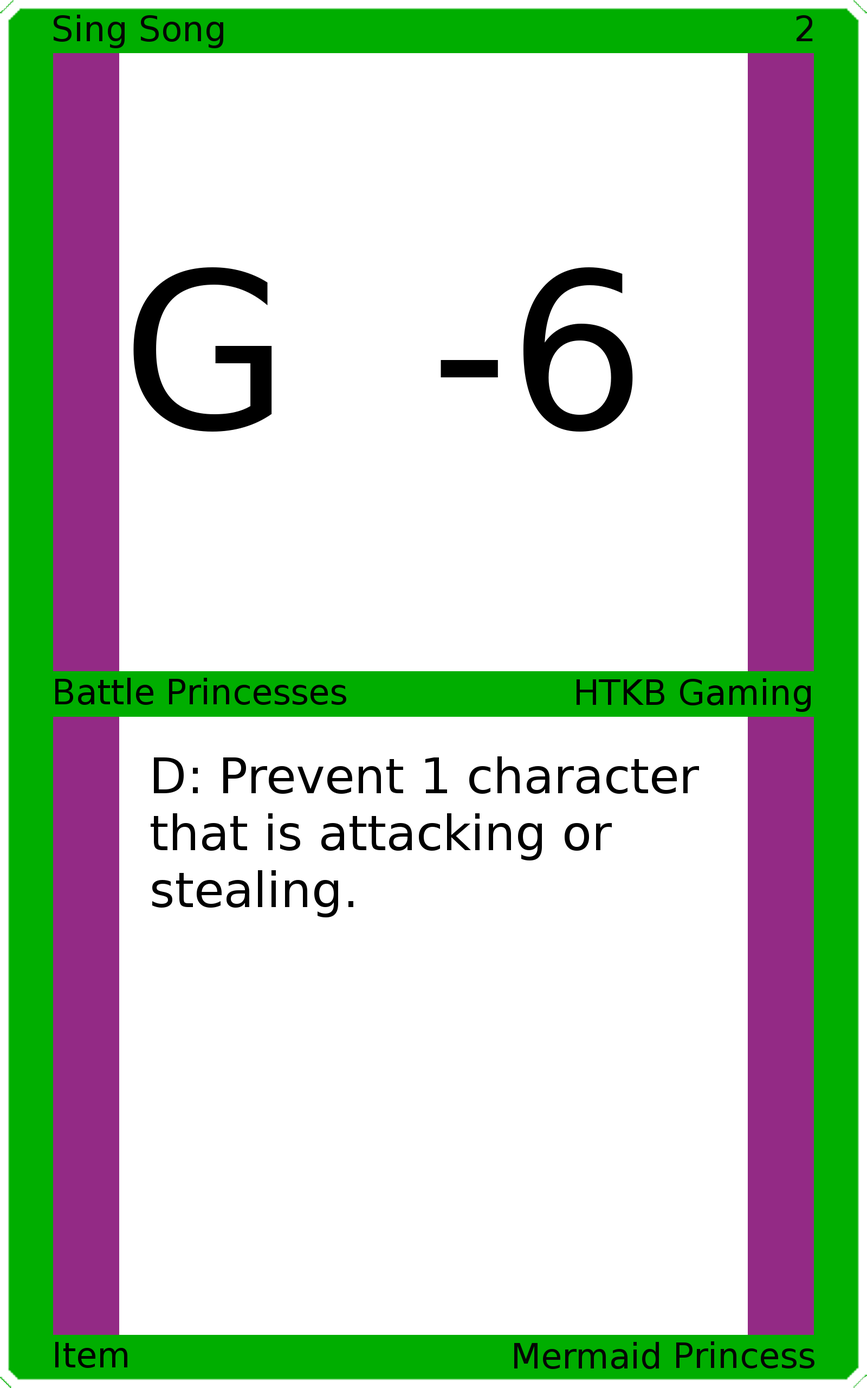
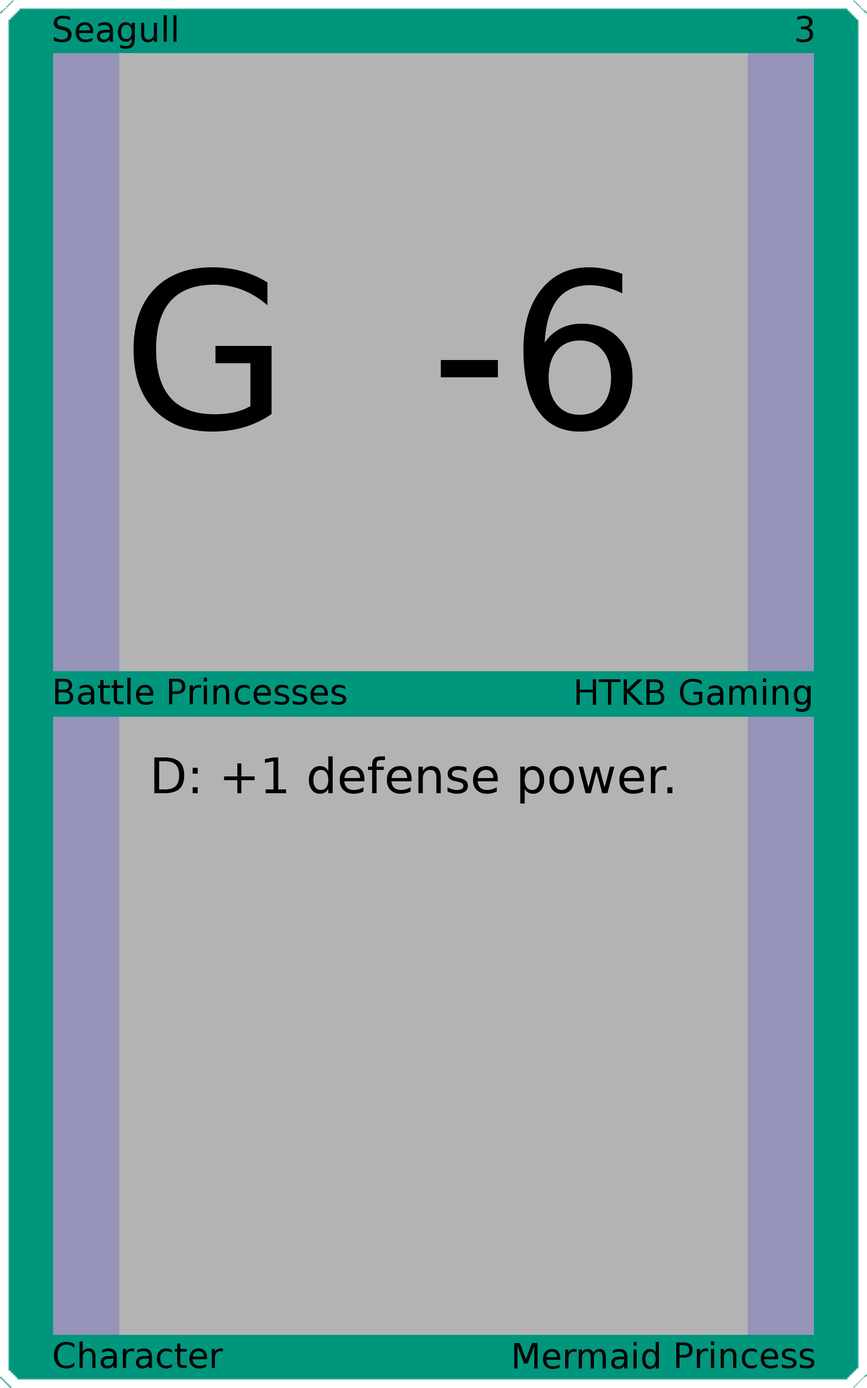
The second (867, 1388) image is a revision of the first. Changes to its layers:
painted on "Upper Left" over [53, 14, 224, 49]
painted on "Upper Right" over [796, 15, 814, 43]
painted on "Card Text" over [150, 756, 700, 918]
painted on "Bottom Left" over [53, 1340, 224, 1369]
painted on "Border" over [0, 0, 867, 1388]
painted on "Top Background" over [119, 52, 748, 673]
painted on "Bottom Background" over [119, 715, 748, 1336]
painted on "Background" over [35, 35, 832, 1352]
